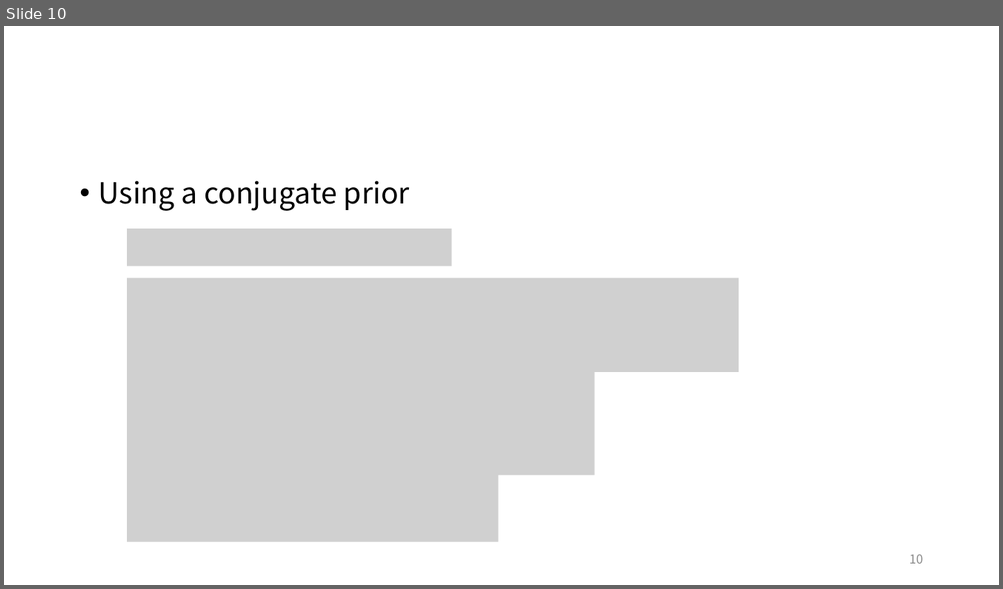
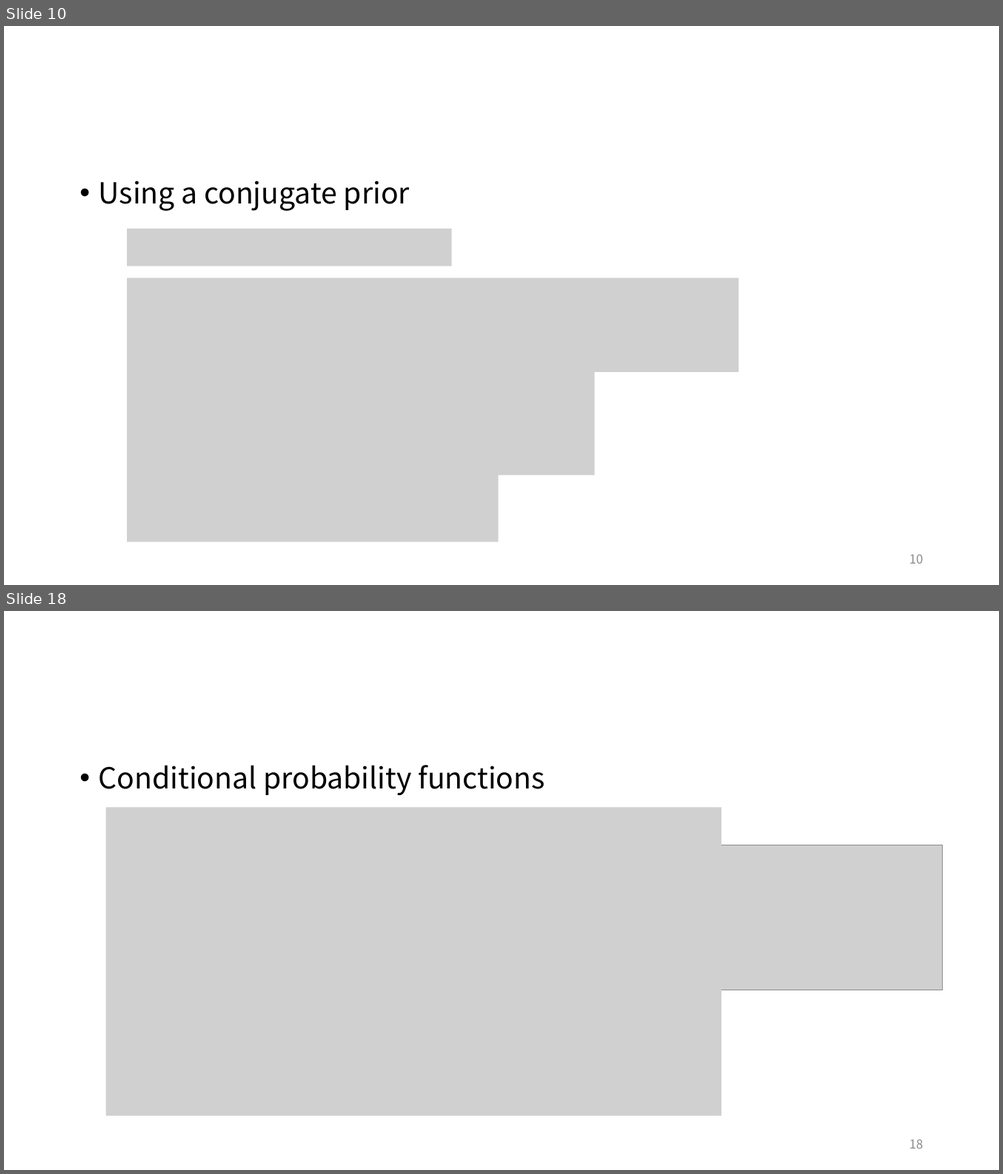
Before and after one commit to ggorr/MachineLearning, a slide deck: BRML/Ch09/BRML_Ch09.pptx. Shown one above the other, each under a label of ours: slide 10 before the commit, slides 10 and 18 after it; the slides between them are not shown. The pictures are 1003x589 and 1003x1174 pixels, drawn with LibreOffice and Linux fonts; fonts in the diff are those of the drawing; grey boxes stand for pictures. Boxes give left, top, right and bottom in pixels: in the first picture for what was removed or moved away, otherwise in the second. Text is boxed around its words. In the diff, an @@ line names an element or a change of style, - is before the commit and + after.

```diff
--- a/BRML/Ch09/BRML_Ch09.pptx
+++ b/BRML/Ch09/BRML_Ch09.pptx
@@ slide 18 added at (4,611,999,1170), background #FFFFFF @@
@@ text added at (99,765,544,795), 28 pt, text #000000 @@
+• Conditional probability functions
@@ picture added at (106,807,722,1116) @@
@@ picture added at (616,846,942,991) @@
@@ page number added at (909,1139,923,1149), 12 pt, text #8C8C8C @@
+18
```
Also in this commit, not shown: 9 other slides added.
